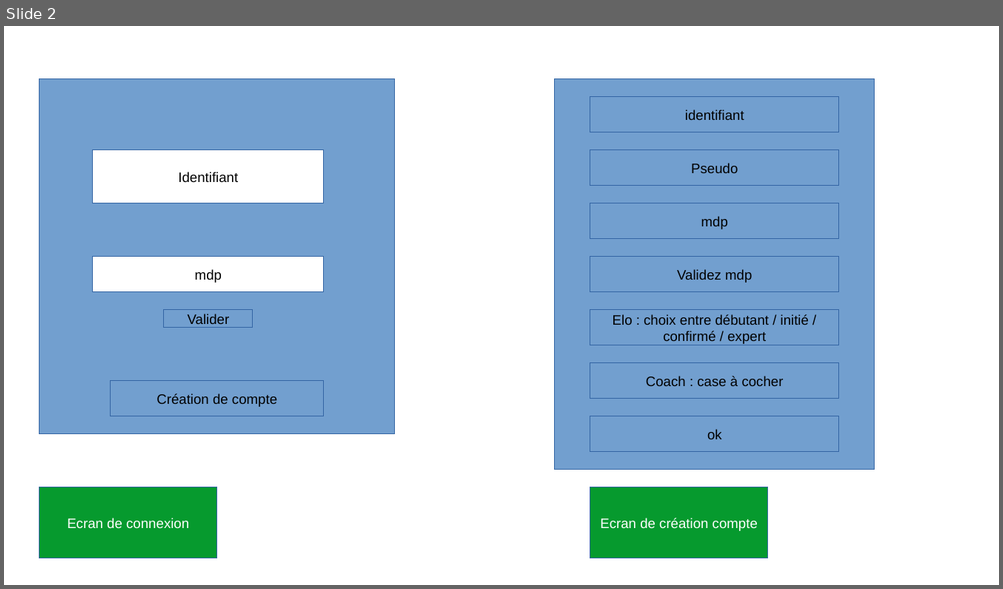
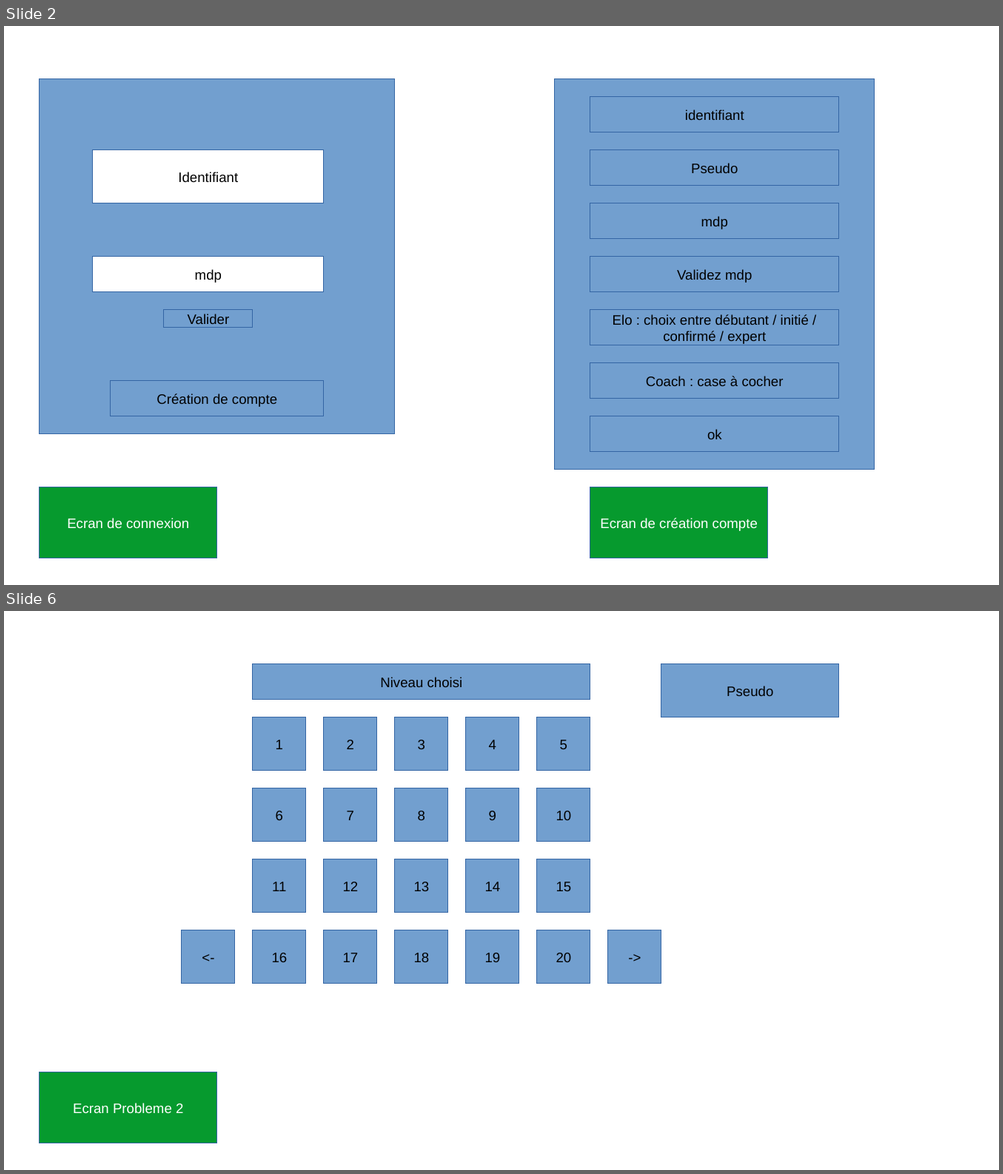
Before and after one commit to NicoPerret/projet-echec, a slide deck: Projet_Echecs.odp. Shown one above the other, each under a label of ours: slide 2 before the commit, slides 2 and 6 after it; the slides between them are not shown. The pictures are 1003x589 and 1003x1174 pixels, drawn with LibreOffice and Linux fonts; fonts in the diff are those of the drawing. Boxes give left, top, right and bottom in pixels: in the first picture for what was removed or moved away, otherwise in the second. Text is boxed around its words. In the diff, an @@ line names an element or a change of style, - is before the commit and + after.

```diff
--- a/Projet_Echecs.odp
+++ b/Projet_Echecs.odp
@@ slide 6 added at <box>4,611,999,1170</box>, background #FFFFFF @@
@@ rectangle added at <box>253,664,591,700</box>, fill #729FCF, outline #3465A4 0 pt, 11 pt, text #000000 @@
+Niveau choisi
@@ rectangle added at <box>661,664,839,718</box>, fill #729FCF, outline #3465A4 0 pt, 11 pt, text #000000 @@
+Pseudo
@@ rectangle added at <box>253,718,307,771</box>, fill #729FCF, outline #3465A4 0 pt, 11 pt, text #000000 @@
+1
@@ rectangle added at <box>324,718,377,771</box>, fill #729FCF, outline #3465A4 0 pt, 11 pt, text #000000 @@
+2
@@ rectangle added at <box>395,718,448,771</box>, fill #729FCF, outline #3465A4 0 pt, 11 pt, text #000000 @@
+3
@@ rectangle added at <box>466,718,519,771</box>, fill #729FCF, outline #3465A4 0 pt, 11 pt, text #000000 @@
+4
@@ rectangle added at <box>538,718,591,771</box>, fill #729FCF, outline #3465A4 0 pt, 11 pt, text #000000 @@
+5
@@ rectangle added at <box>253,789,307,842</box>, fill #729FCF, outline #3465A4 0 pt, 11 pt, text #000000 @@
+6
@@ rectangle added at <box>324,789,377,842</box>, fill #729FCF, outline #3465A4 0 pt, 11 pt, text #000000 @@
+7
@@ rectangle added at <box>395,789,448,842</box>, fill #729FCF, outline #3465A4 0 pt, 11 pt, text #000000 @@
+8
@@ rectangle added at <box>466,789,519,842</box>, fill #729FCF, outline #3465A4 0 pt, 11 pt, text #000000 @@
+9
@@ rectangle added at <box>538,789,591,842</box>, fill #729FCF, outline #3465A4 0 pt, 11 pt, text #000000 @@
+10
@@ rectangle added at <box>253,860,307,914</box>, fill #729FCF, outline #3465A4 0 pt, 11 pt, text #000000 @@
+11
@@ rectangle added at <box>324,860,377,914</box>, fill #729FCF, outline #3465A4 0 pt, 11 pt, text #000000 @@
+12
@@ rectangle added at <box>395,860,448,914</box>, fill #729FCF, outline #3465A4 0 pt, 11 pt, text #000000 @@
+13
@@ rectangle added at <box>466,860,519,914</box>, fill #729FCF, outline #3465A4 0 pt, 11 pt, text #000000 @@
+14
@@ rectangle added at <box>538,860,591,914</box>, fill #729FCF, outline #3465A4 0 pt, 11 pt, text #000000 @@
+15
@@ rectangle added at <box>182,931,235,984</box>, fill #729FCF, outline #3465A4 0 pt, 11 pt, text #000000 @@
+<-
@@ rectangle added at <box>253,931,307,984</box>, fill #729FCF, outline #3465A4 0 pt, 11 pt, text #000000 @@
+16
@@ rectangle added at <box>324,931,377,984</box>, fill #729FCF, outline #3465A4 0 pt, 11 pt, text #000000 @@
+17
@@ rectangle added at <box>395,931,448,984</box>, fill #729FCF, outline #3465A4 0 pt, 11 pt, text #000000 @@
+18
@@ rectangle added at <box>466,931,519,984</box>, fill #729FCF, outline #3465A4 0 pt, 11 pt, text #000000 @@
+19
@@ rectangle added at <box>538,931,591,984</box>, fill #729FCF, outline #3465A4 0 pt, 11 pt, text #000000 @@
+20
@@ rectangle added at <box>608,931,661,984</box>, fill #729FCF, outline #3465A4 0 pt, 11 pt, text #000000 @@
+->
@@ rectangle added at <box>40,1073,217,1145</box>, fill #069A2E, outline #3465A4 0 pt, 11 pt, text #FFFFFF @@
+Ecran Probleme 2
```
Also in this commit, not shown: 4 other slides added, 2 slides removed.
